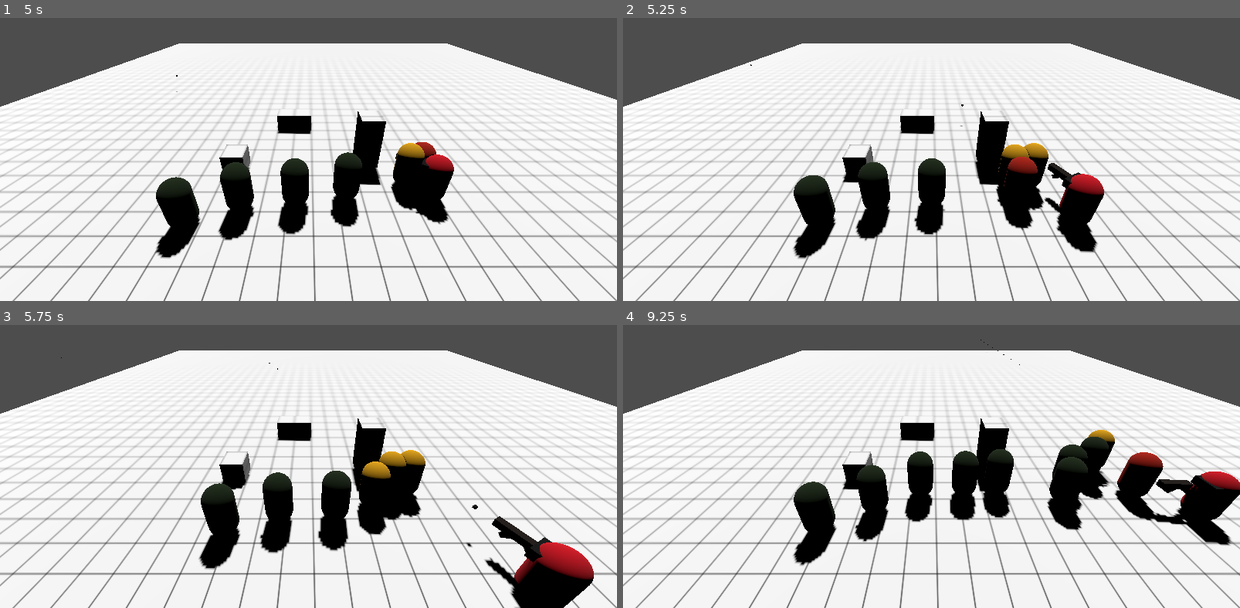
Above: before the commit, frames 1-4 (two rows, left to right).
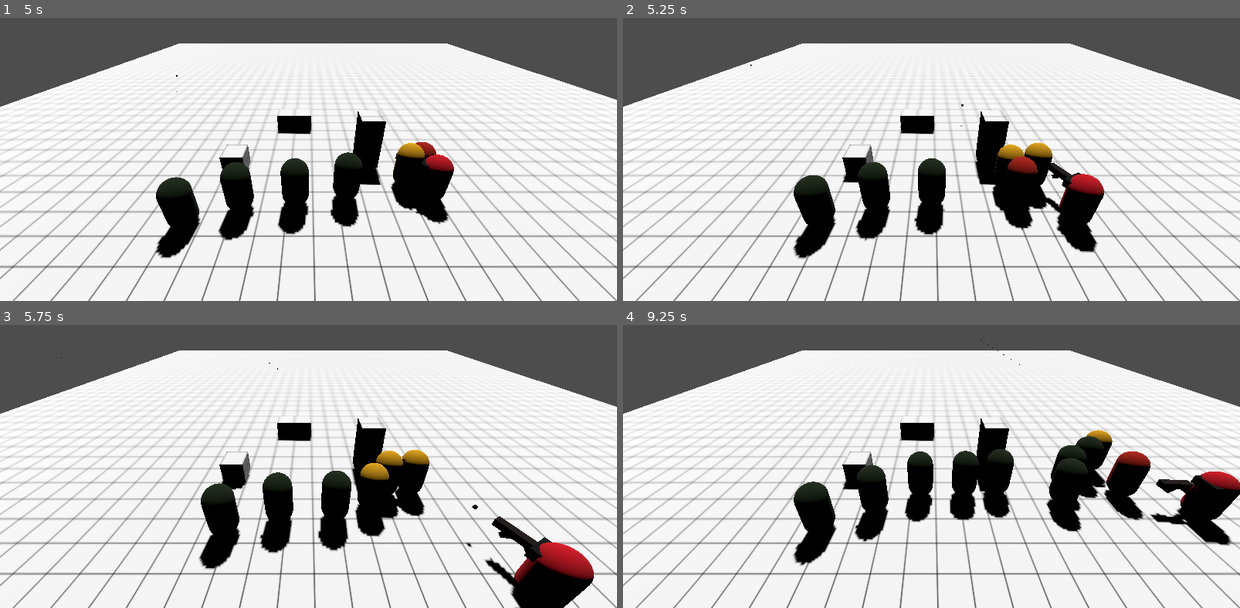
Above: after the commit, the same moments.

Repository: npoy/3d-roguelike-poc
Game: Godot game, scene res://level.tscn
Same seed, same stepped clock (60 frames per second), same inputs: the game is played once before the commit and once after it.
Inputs (mouse positions are in pixels of both pictures, inside the frame that each line leads up to):
- Up to frame 1 (5 s): tap Enter (ui_accept) at 0.5, 0.77, 1.52, 3.02, 3.77, 4.52 s; move the mouse to (444, 111) at 0.52 s; press the mouse at (444, 111) at 0.53 s; hold Right (ui_right) 0.53-1.28 s; move the mouse to (185, 145) at 1.27 s; release the mouse at (185, 145) at 1.28 s; hold Down (ui_down) 1.28-2.03 s; click (185, 145) at 1.35 s; move the mouse to (370, 51) at 2.02 s; press the mouse at (370, 51) at 2.03 s; hold Right (ui_right) 2.03-2.78 s; move the mouse to (277, 196) at 2.77 s; release the mouse at (277, 196) at 2.78 s; hold Up (ui_up) 2.78-3.53 s; click (277, 196) at 2.85 s; move the mouse to (493, 179) at 3.52 s; press the mouse at (493, 179) at 3.53 s; hold Left (ui_left) from 3.53 s (still down); move the mouse to (123, 74) at 4.27 s; release the mouse at (123, 74) at 4.28 s; click (123, 74) at 4.35 s
- Up to frame 2 (5.25 s): move the mouse to (962, 128) at 5.02 s; release Left (ui_left) at 5.03 s; press the mouse at (962, 128) at 5.03 s; hold Down (ui_down) from 5.03 s (still down)
- Up to frame 3 (5.75 s): keep holding Down (ui_down)
- Up to frame 4 (9.25 s): move the mouse to (838, 347) at 5.77 s; release Down (ui_down) at 5.78 s; release the mouse at (838, 347) at 5.78 s; hold Right (ui_right) 5.78-6.53 s; click (838, 347) at 5.85 s; tap Enter (ui_accept) at 6.02, 6.77, 7.52, 9.02 s; move the mouse to (1067, 418) at 6.52 s; press the mouse at (1067, 418) at 6.53 s; hold Up (ui_up) 6.53-7.28 s; move the mouse to (808, 452) at 7.27 s; release the mouse at (808, 452) at 7.28 s; hold Right (ui_right) 7.28-8.03 s; click (808, 452) at 7.35 s; move the mouse to (993, 358) at 8.02 s; press the mouse at (993, 358) at 8.03 s; hold Down (ui_down) 8.03-8.78 s; move the mouse to (900, 503) at 8.77 s; release the mouse at (900, 503) at 8.78 s; hold Left (ui_left) from 8.78 s (still down); click (900, 503) at 8.85 s

Frame 1 is identical in both runs. In frame 2, 0.4% of the frame differs, in the area x 59-70%, y 44-69%; in frame 3, 0.6%; in frame 4, 1.4%, in the area x 68-88%, y 37-74%.

Commit message:
Player death -WIP-

Diff:
--- a/Player.gd
+++ b/Player.gd
@@ -37,3 +37,6 @@
 			This needs to be refactored to use the corresponding pattern
 		"""
 		gun_controller.shoot()
+
+func _on_stats_died():
+	queue_free()
--- a/enemy.gd
+++ b/enemy.gd
@@ -47,16 +47,21 @@
 func actor_setup():
 	# Wait for the first physics frame so the NavigationServer can sync.
 	await get_tree().physics_frame
-
 	# Now that the navigation map is no longer empty, set the movement target.
+	print_debug(player)
+	print_debug(player == null)
 	set_movement_target(player.global_transform.origin)
 
 func set_movement_target(movement_target: Vector3):
 	navigation_agent.set_target_position(movement_target)
 
 func _physics_process(delta):
+	if (player == null):
+		return
+
 	match current_state:
 		state.SEEKING:
+			""" TODO: Set a random path for the enemy if no players """
 			actor_setup()
 			if navigation_agent.is_navigation_finished():
 				return
@@ -79,7 +84,8 @@
 		state.RETURNING:
 			move_and_attack()
 		state.RESTING:
-			pass
+			velocity = Vector3.ZERO
+			move_and_slide()
 
 func move_and_attack():
 	var distance: float = global_position.distance_to(attack_target)
@@ -88,6 +94,9 @@
 	if (distance < 1):
 		match current_state:
 			state.ATTACKING:
+				var player_stats: Stats = player.get_node("Stats") as Stats
+				player_stats.take_hit(1)
+
 				current_state = state.RETURNING
 				attack_target = return_target
 			state.RETURNING:
--- a/enemy.tscn
+++ b/enemy.tscn
@@ -31,12 +31,12 @@
 [node name="Stats" parent="." instance=ExtResource("2_qn1b8")]
 
 [node name="AttackRadius" type="Area3D" parent="."]
-transform = Transform3D(1.25, 0, 0, 0, 1, 0, 0, 0, 1.25, 0, 0, 0)
+transform = Transform3D(1.25, 0, 0, 0, 1.25, 0, 0, 0, 1.25, 0, 0, 0)
 collision_layer = 4
 collision_mask = 7
 
 [node name="CollisionShape3D" type="CollisionShape3D" parent="AttackRadius"]
-transform = Transform3D(1.25, 0, 0, 0, 1, 0, 0, 0, 1.25, 0, 1, 0)
+transform = Transform3D(1.25, 0, 0, 0, 1.25, 0, 0, 0, 1.25, 0, 1, 0)
 shape = SubResource("CylinderShape3D_p1fex")
 
 [node name="AttackTimer" type="Timer" parent="."]
--- a/main.gd
+++ b/main.gd
@@ -4,6 +4,7 @@
 	TODO: Review Directional Light pixelated shadows
 """
 var ray_lenght: int = 2000
+@onready var player: CharacterBody3D = $Player # TODO: Fix relative path
 
 func _physics_process(delta):
 	var camera = $Camera3D
@@ -16,5 +17,6 @@
 	var intersection: Dictionary = space_state.intersect_ray(ray_query)
 
 	if not intersection.is_empty():
-		var pos = Vector3(intersection.position.x, $Player.position.y, intersection.position.z)
-		$Player.look_at(pos, Vector3.UP)
+		if (player != null):
+			var pos = Vector3(intersection.position.x, player.position.y, intersection.position.z)
+			player.look_at(pos, Vector3.UP)
--- a/player.tscn
+++ b/player.tscn
@@ -1,6 +1,7 @@
-[gd_scene load_steps=9 format=3 uid="uid://dmjfkwc2gp1cv"]
+[gd_scene load_steps=10 format=3 uid="uid://dmjfkwc2gp1cv"]
 
 [ext_resource type="Script" path="res://player.gd" id="1_xxg0c"]
+[ext_resource type="PackedScene" uid="uid://cajfcpcn8qr2n" path="res://stats.tscn" id="2_2ghpb"]
 [ext_resource type="Script" path="res://gun_controller.gd" id="2_f2wwc"]
 [ext_resource type="PackedScene" path="res://gun.tscn" id="3_sn3tn"]
 
@@ -21,6 +22,8 @@
 collision_layer = 2
 script = ExtResource("1_xxg0c")
 metadata/_edit_group_ = true
+
+[node name="Stats" parent="." instance=ExtResource("2_2ghpb")]
 
 [node name="Body" type="MeshInstance3D" parent="."]
 transform = Transform3D(-4.37114e-08, 0, 1, 0, 1, 0, -1, 0, -4.37114e-08, 0, 1, 0)
@@ -43,3 +46,5 @@
 [node name="CollisionShape3D" type="CollisionShape3D" parent="."]
 transform = Transform3D(1, 0, 0, 0, 1, 0, 0, 0, 1, 0, 1, 0)
 shape = SubResource("CapsuleShape3D_5rl4w")
+
+[connection signal="died" from="Stats" to="." method="_on_stats_died"]
--- a/stats.tscn
+++ b/stats.tscn
@@ -1,8 +1,6 @@
-[gd_scene load_steps=2 format=3 uid="uid://y2w3hdajksse"]
+[gd_scene load_steps=2 format=3 uid="uid://cajfcpcn8qr2n"]
 
 [ext_resource type="Script" path="res://stats.gd" id="1_byowd"]
 
 [node name="Stats" type="Node"]
 script = ExtResource("1_byowd")
-
-[connection signal="died" from="." to="." method="_on_died"]
Not shown: 1 places in enemy.tscn that only renumber resources
